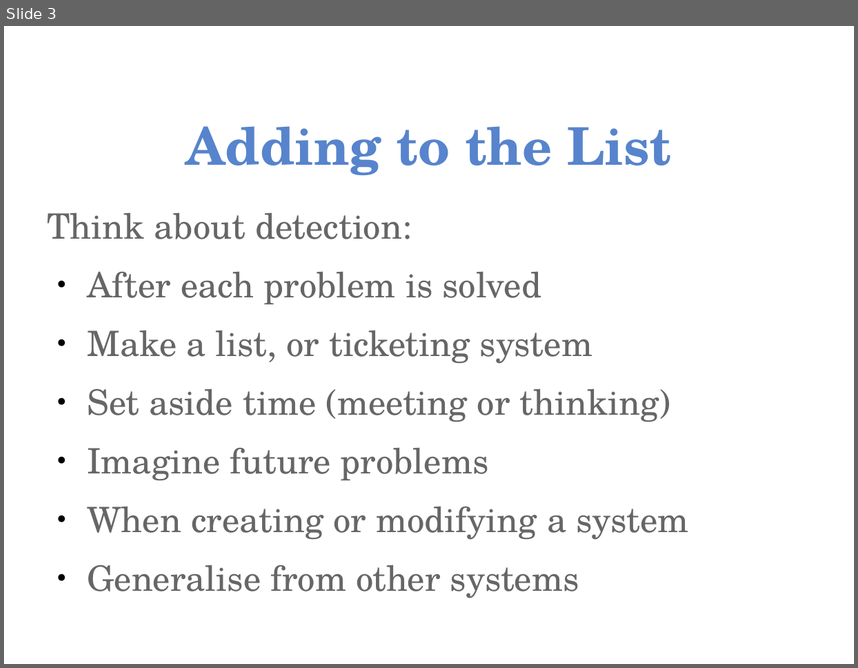
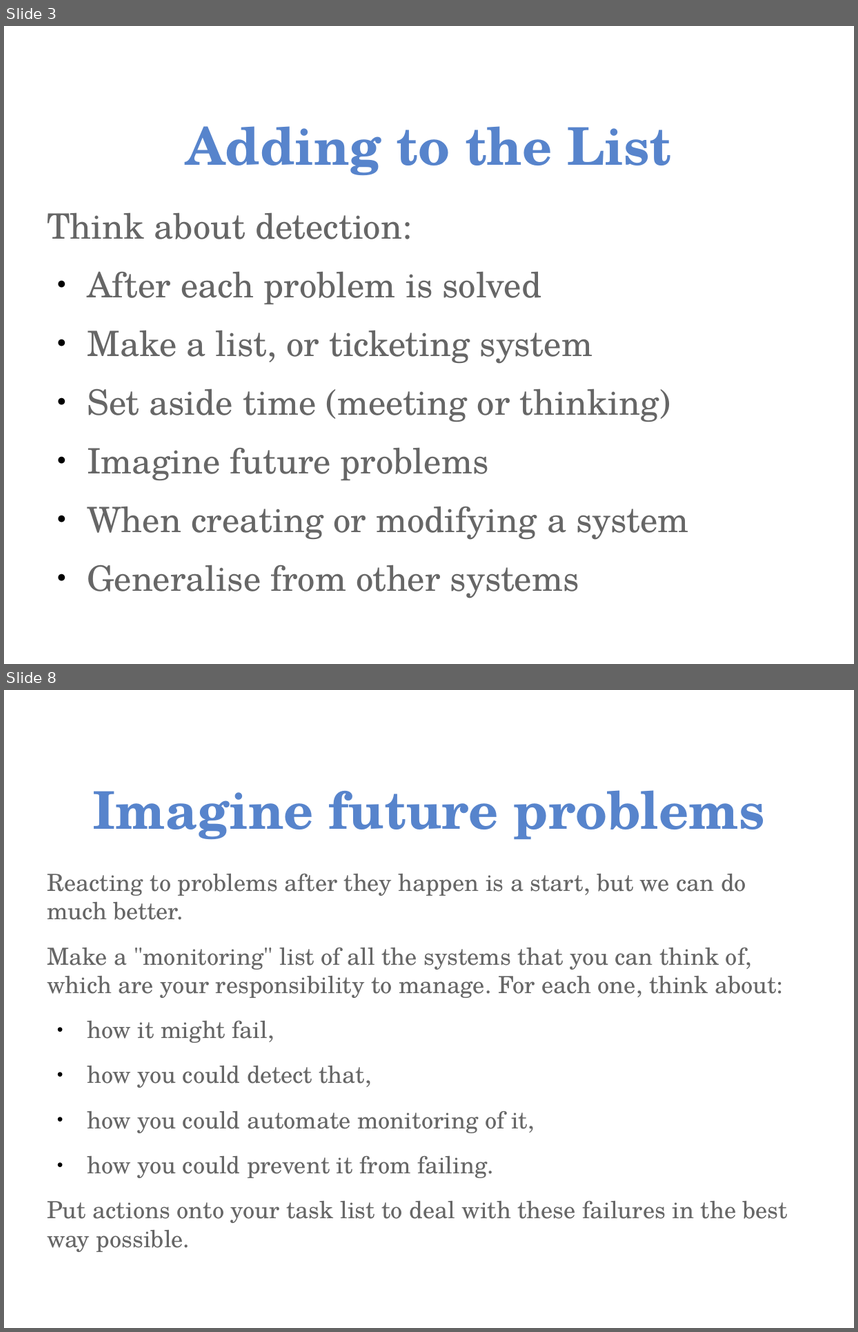
Before and after one commit to aptivate/inaspmaterials, a slide deck: generated/Network_Management/Unit_4_Network_Management/Unit_4_Presentation_Part_05_Early_Detection.rst.odp. Shown one above the other, each under a label of ours: slide 3 before the commit, slides 3 and 8 after it; the slides between them are not shown. The pictures are 858x668 and 858x1332 pixels, drawn with LibreOffice and Linux fonts; fonts in the diff are those of the drawing; background and template pictures are left out. Boxes give left, top, right and bottom in pixels: in the first picture for what was removed or moved away, otherwise in the second. Text is boxed around its words. In the diff, an @@ line names an element or a change of style, - is before the commit and + after.

```diff
--- a/generated/Network_Management/Unit_4_Network_Management/Unit_4_Presentation_Part_05_Early_Detection.rst.odp
+++ b/generated/Network_Management/Unit_4_Network_Management/Unit_4_Presentation_Part_05_Early_Detection.rst.odp
@@ slide 8 added at [4, 690, 854, 1328], background picture (left out) @@
@@ title added at [92, 790, 765, 839], 44 pt, text #5784CC, bold @@
+Imagine future problems
@@ text added at [47, 874, 788, 1252], 20 pt, text #666666 @@
+Reacting to problems after they happen is a start, but we can do much better.
+Make a "monitoring" list of all the systems that you can think of, which are your responsibility to manage. For each one, think about:
+● how it might fail,
+● how you could detect that,
+● how you could automate monitoring of it,
+● how you could prevent it from failing.
+Put actions onto your task list to deal with these failures in the best way possible.
```
Also in this commit, not shown: 6 other slides added, 35 other files.
